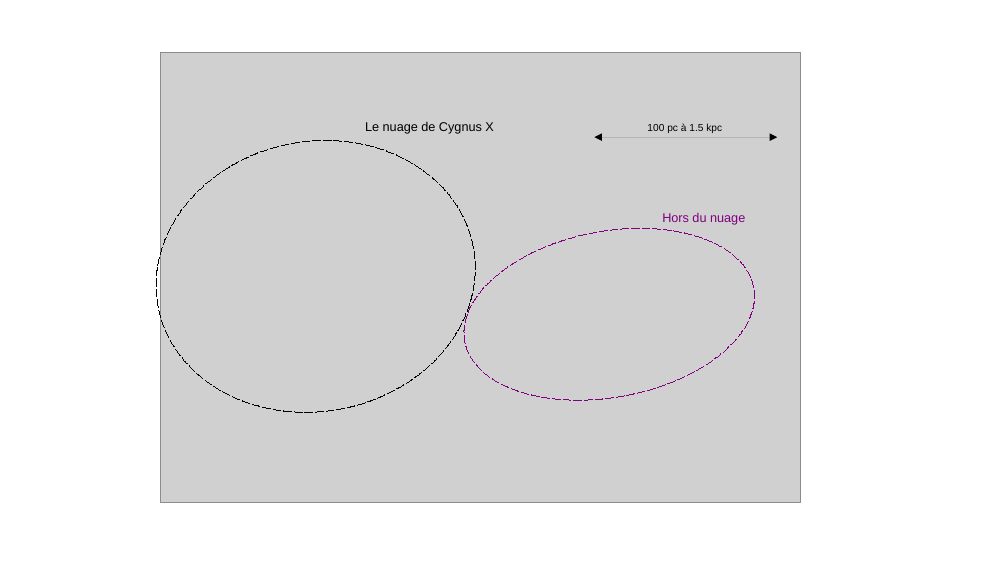
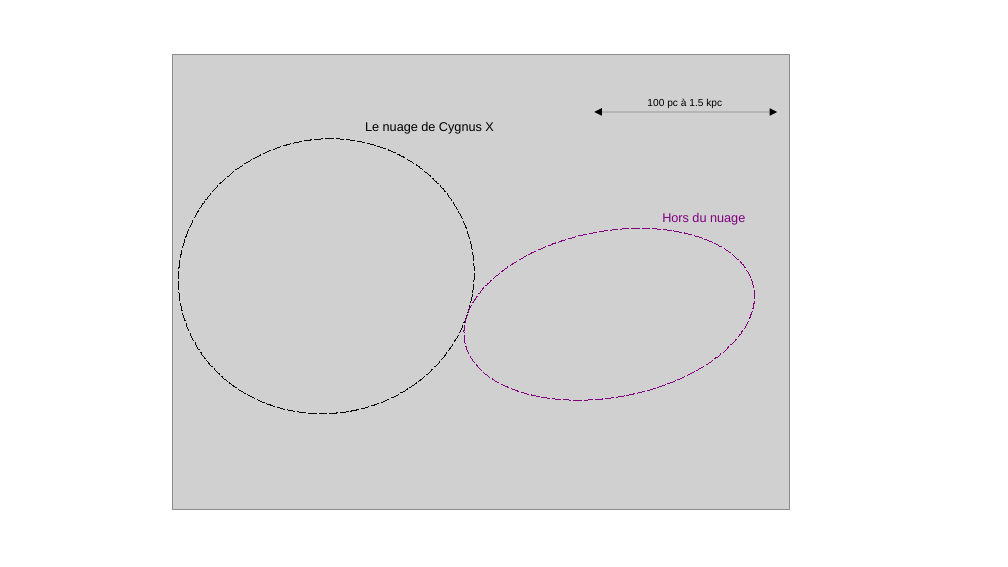
Before and after one commit to KyuriTaima/CygnusDynamics, a slide deck: slide 1 of Vitesses projetées avec fond de Cygnus/Positions avec fond légendées.odp. Drawn at 1008x567 pixels with LibreOffice and Linux fonts; fonts in the diff are those of the drawing; grey boxes stand for pictures. Boxes give left, top, right and bottom in pixels: in the first picture for what was removed or moved away, otherwise in the second. Text is boxed around its words. In the diff, an @@ line names an element or a change of style, - is before the commit and + after.

```diff
--- a/Vitesses projetées avec fond de Cygnus/Positions avec fond légendées.odp
+++ b/Vitesses projetées avec fond de Cygnus/Positions avec fond légendées.odp
@@ picture: place and size @@
-picture at (160, 52, 801, 502)
+picture at (172, 54, 789, 509)
@@ ellipse: place and size @@
-ellipse at (133, 115, 499, 439)
+ellipse at (156, 114, 497, 438)
@@ double arrow moved from (595, 137) - (777, 137) to (595, 112) - (777, 112) @@
@@ text "100 pc à 1.5 kpc": place and size @@
-text "100 pc à 1.5 kpc" at (647, 123, 722, 133)
+text "100 pc à 1.5 kpc" at (647, 98, 722, 108)
```
Also in this commit, not shown: 1 other file.
